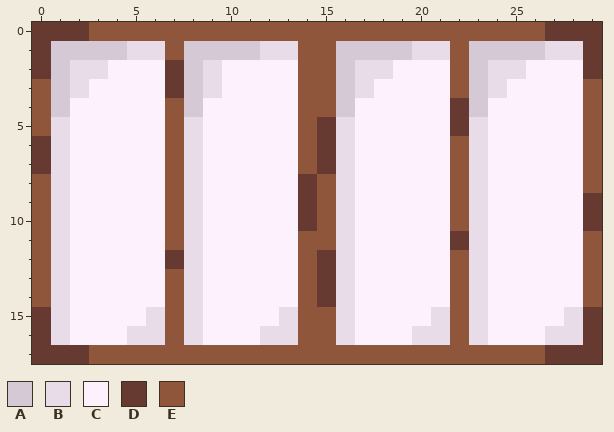
File history of a pixel-art sprite, Front/img/curtain.png. Above is the file before it was changed.
The file is 30x18 pixels.
Palette (. is transparent): A #d4c9d4  B #e8dce8  C #fef1fe  D #663931  E #8f563b
Pixels before, first column x 0:
 0 DDDEEEEEEEEEEEEEEEEEEEEEEEEDDD
 1 DAAAABBEAAAABBEEAAAABBEAAAABBD
 2 DABBCCCDABCCCCEEABBCCCEABBCCCD
 3 EABCCCCDABCCCCEEABCCCCEABCCCCE
 4 EACCCCCEACCCCCEEACCCCCDACCCCCE
 5 EBCCCCCEBCCCCCEDBCCCCCDBCCCCCE
 6 DBCCCCCEBCCCCCEDBCCCCCEBCCCCCE
 7 DBCCCCCEBCCCCCEDBCCCCCEBCCCCCE
 8 EBCCCCCEBCCCCCDEBCCCCCEBCCCCCE
 9 EBCCCCCEBCCCCCDEBCCCCCEBCCCCCD
10 EBCCCCCEBCCCCCDEBCCCCCEBCCCCCD
11 EBCCCCCEBCCCCCEEBCCCCCDBCCCCCE
12 EBCCCCCDBCCCCCEDBCCCCCEBCCCCCE
13 EBCCCCCEBCCCCCEDBCCCCCEBCCCCCE
14 EBCCCCCEBCCCCCEDBCCCCCEBCCCCCE
15 DBCCCCBEBCCCCBEEBCCCCBEBCCCCBD
16 DBCCCBBEBCCCBBEEBCCCBBEBCCCBBD
17 DDDEEEEEEEEEEEEEEEEEEEEEEEEDDD
Once edited:
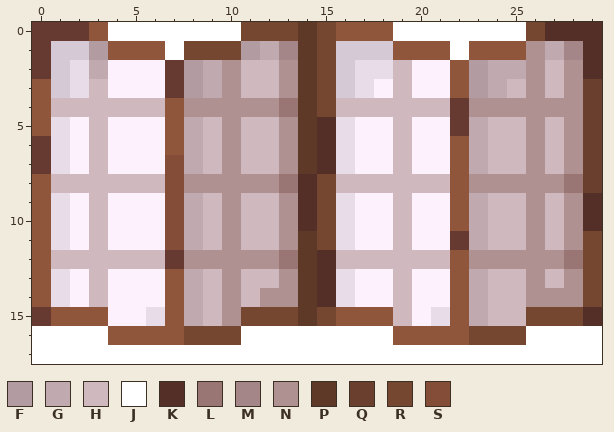
Colours new in this view: F #b29ca1  G #c0a9af  H #cfb8be  J #ffffff  K #532f28  L #997674  M #a48688  N #af9192  P #5f3927  Q #6b3f2e  R #754630  S #834d38
Difference:
Changed rows in their new state; - is an unchanged pixel.
first column x 0:
 0 ----JJJJJJJRRRPR---JJJJJJJRKKK
 1 ---FEEEJRRRFGMPR---EEEJEEENGMK
 2 ---G----FGNHHNPR---H---FGGNHNK
 3 ---H----FGNHHNPR---H---FGHNHNQ
 4 -HHHHHH-NNNNNLPRHHHHHH-NNNNNNQ
 5 ---H----GHNHHNPK---H---GHHNHNQ
 6 ---H----GHNHHNPK---H---GHHNHNQ
 7 ---H---SGHNHHNPK---H---GHHNHNQ
 8 -HHHHHHSNNNNNLKRHHHHHH-NNNNNLQ
 9 ---H---SGHNHHNKR---H---GHHNHNK
10 ---H---SGHNHHNKR---H---GHHNHNK
11 ---H---SGHNHHNPR---H---GHHNHNR
12 -HHHHHH-NNNNNLPKHHHHHH-NNNNNLR
13 ---H----GHNHHNPK---H---GHHNHNR
14 ---H----GHNHNNPK---H---GHHNNNR
15 -EEE----GHNRRRPREEEH---GHHRRRK
16 JJJJEEE-RRRJJJJJJJJEEE-RRRJJJJ
17 JJJJJJJJJJJJJJJJJJJJJJJJJJJJJJ
Changed places in both pictures, as pixel boxes (x1, y1, x2, y2):
changed: (32, 22, 602, 364)
